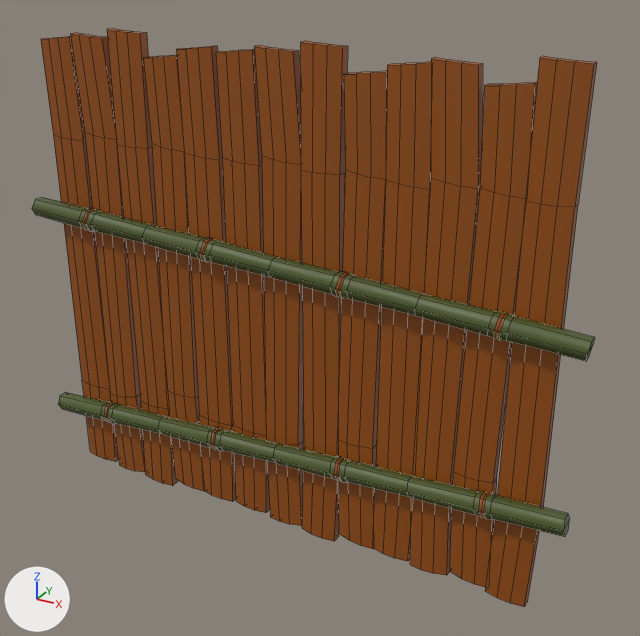
A saved change to the FBX model Assets/Models/Modular_Jungle/Jungle_Wall_01.fbx.
The view is the same before and after, from a 50 mm lens placed at (4.27, -5.41, 5.88), pointed at (0.38, 1.65, 2.34). Lighting does not change. The marker at lower left points along +X, +Y and +Z. Mesh edges are drawn as thin lines. Where no turn or scale is listed for an object, it has been applied to the vertices.

The scene before the commit, as lines of its bpy script (objects in view):
```python
me_circle_035 = bpy.data.meshes.new('Circle.035')
me_circle_035.from_pydata(...)  # 664 vertices, 569 faces; spans x -3.03..3.06, y 1.28..1.58, z -0.15..4.99
# faces by material slot: [369, 200]
me_circle_035.materials.append(mat_jungle_03)  # brown #964f09
me_circle_035.materials.append(mat_jungle_04)  # dark green #4f5c2c
ob_jungle_wall_01 = bpy.data.objects.new('Jungle_Wall_01', me_circle_035)
ob_jungle_wall_01.location = (0.0, 0.0, 0.0)
```
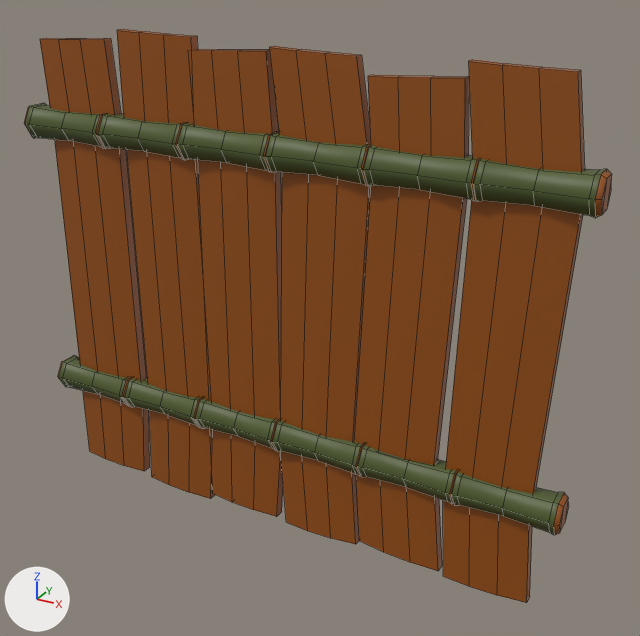
Commit message: Add jungle

Pixel boxes [x1, y1, x2, y2] of what changed, in the pictures (640 x 636 px):
'Jungle_Wall_01', reshaped
    before: [32, 28, 597, 607]
    after: [24, 29, 612, 603]
part 1 of me_circle_035, rebuilt (24% taller)
    before: [58, 392, 570, 537]
    after: [58, 355, 569, 535]
part 2 of me_circle_035, rebuilt
    before: [374, 62, 432, 561]
    after: [354, 75, 469, 571]
part 3 of me_circle_035, rebuilt (46% wider)
    before: [70, 32, 145, 472]
    after: [40, 38, 150, 471]
part 4 of me_circle_035, rebuilt (27% wider)
    before: [485, 56, 597, 607]
    after: [443, 60, 585, 603]
part 5 of me_circle_035, rebuilt (38% wider)
    before: [107, 28, 178, 486]
    after: [117, 29, 215, 499]
part 6 of me_circle_035, rebuilt (56% wider)
    before: [176, 46, 236, 502]
    after: [189, 49, 283, 517]
part 7 of me_circle_035, rebuilt (106% wider)
    before: [254, 45, 303, 526]
    after: [269, 46, 371, 544]
part 8 of me_circle_035, added (green)
    after: [24, 103, 612, 218]
part 9 of me_circle_035, deleted (green)
    before: [32, 197, 595, 361]
part 10 of me_circle_035, deleted (brown)
    before: [41, 36, 537, 588]

The edits, one by one:
me_circle_035 is used by ob_jungle_wall_01; location (0.0, 0.0, 0.0).
me_circle_035 had 664 vertices, 569 faces and spanned x -3.03..3.06, y 1.28..1.58, z -0.15..4.99.
me_circle_035 now has 636 vertices, 618 faces and spans x -2.99..3.0, y 1.3..1.7, z -0.15..4.99.
me_circle_035 part 1: the loose piece of 150 vertices spanning x -3.03..3.06, y 1.28..1.52, z 0.54..1.06 is rebuilt with 222 vertices and now spans x -2.99..3.0, y 1.3..1.7, z 0.83..1.17.
me_circle_035 part 2: the loose piece of 28 vertices spanning x 1.11..1.55, y 1.45..1.58, z -0.08..4.89 is rebuilt with 32 vertices and now spans x 0.87..1.85, y 1.45..1.58, z -0.07..4.79.
me_circle_035 part 3: the loose piece of 28 vertices spanning x -2.35..-1.88, y 1.45..1.58, z -0.12..4.92 is rebuilt with 32 vertices and now spans x -2.78..-1.84, y 1.45..1.58, z -0.08..4.89.
me_circle_035 part 4: the loose piece of 28 vertices spanning x 2.35..2.79, y 1.45..1.58, z -0.15..4.99 is rebuilt with 32 vertices and now spans x 1.81..2.83, y 1.45..1.58, z -0.12..4.92.
me_circle_035 part 5: the loose piece of 28 vertices spanning x -1.91..-1.46, y 1.45..1.58, z -0.15..4.99 is rebuilt with 32 vertices and now spans x -1.82..-0.87, y 1.45..1.58, z -0.15..4.99.
me_circle_035 part 6: the loose piece of 28 vertices spanning x -1.05..-0.61, y 1.45..1.58, z -0.08..4.89 is rebuilt with 32 vertices and now spans x -0.92..0.02, y 1.45..1.58, z -0.08..4.89.
me_circle_035 part 7: the loose piece of 28 vertices spanning x -0.19..0.28, y 1.45..1.58, z -0.12..4.92 is rebuilt with 32 vertices and now spans x -0.03..0.98, y 1.45..1.58, z -0.12..4.92.
me_circle_035 part 8: a new loose piece of 222 vertices spanning x -2.99..3.0, y 1.3..1.7, z 3.83..4.17.
me_circle_035 part 9: the loose piece of 150 vertices spanning x -3.03..3.06, y 1.28..1.52, z 2.64..3.16 is deleted.
Part 10, on me_circle_035:
196 vertices are removed from x -2.77..2.38, y 1.45..1.58, z -0.15..4.99.
147 faces are deleted.
